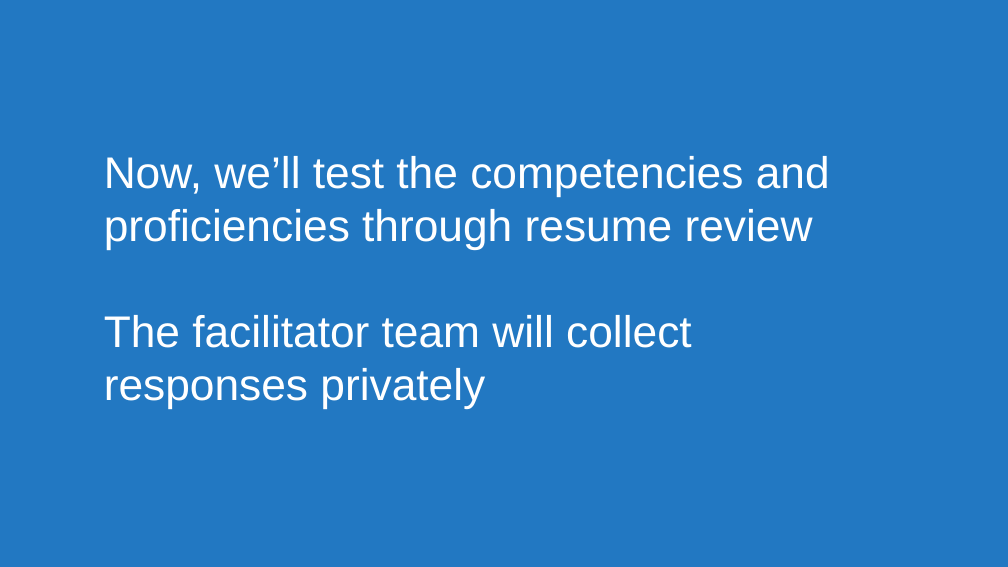
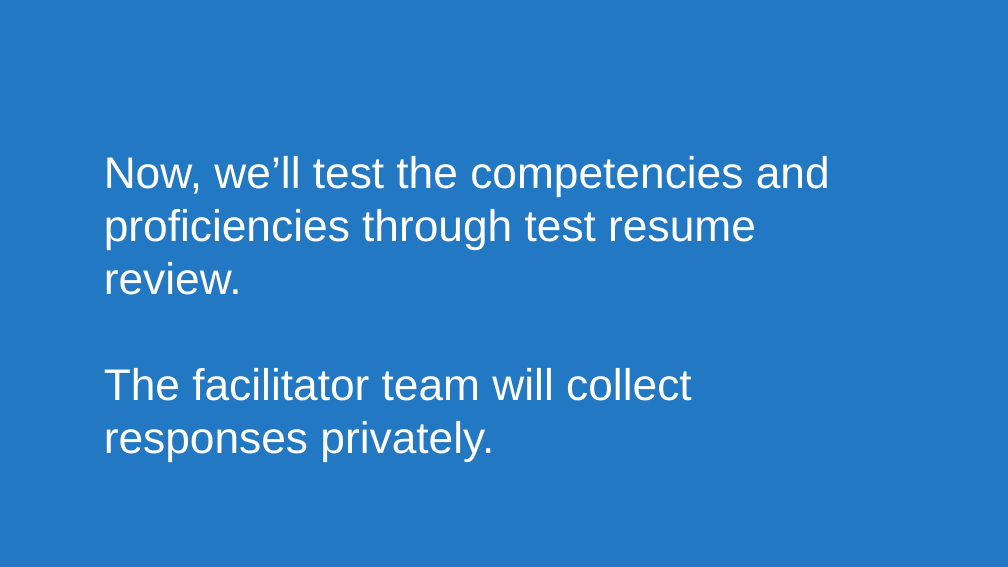
Before and after one commit to usds/SME-QA-Website, a slide deck: slide 41 of toolkit/job-analysis/job-analysis-presentation.pptx (slide 40 before the commit). Drawn at 1008x567 pixels with LibreOffice and Linux fonts; fonts in the diff are those of the drawing. Boxes give left, top, right and bottom in pixels: in the first picture for what was removed or moved away, otherwise in the second. Text is boxed around its words. In the diff, an @@ line names an element or a change of style, - is before the commit and + after.

```diff
--- a/toolkit/job-analysis/job-analysis-presentation.pptx
+++ b/toolkit/job-analysis/job-analysis-presentation.pptx
@@ title at (x1=104, y1=156, x2=830, y2=462): text changed @@
-Now, we’ll test the competencies and proficiencies through resume review
-The facilitator team will collect
-responses privately
+Now, we’ll test the competencies and proficiencies through test resume review.
+The facilitator team will collect
+responses privately.
```
Also in this commit, not shown: 20 other slides changed, 3 slides added.
